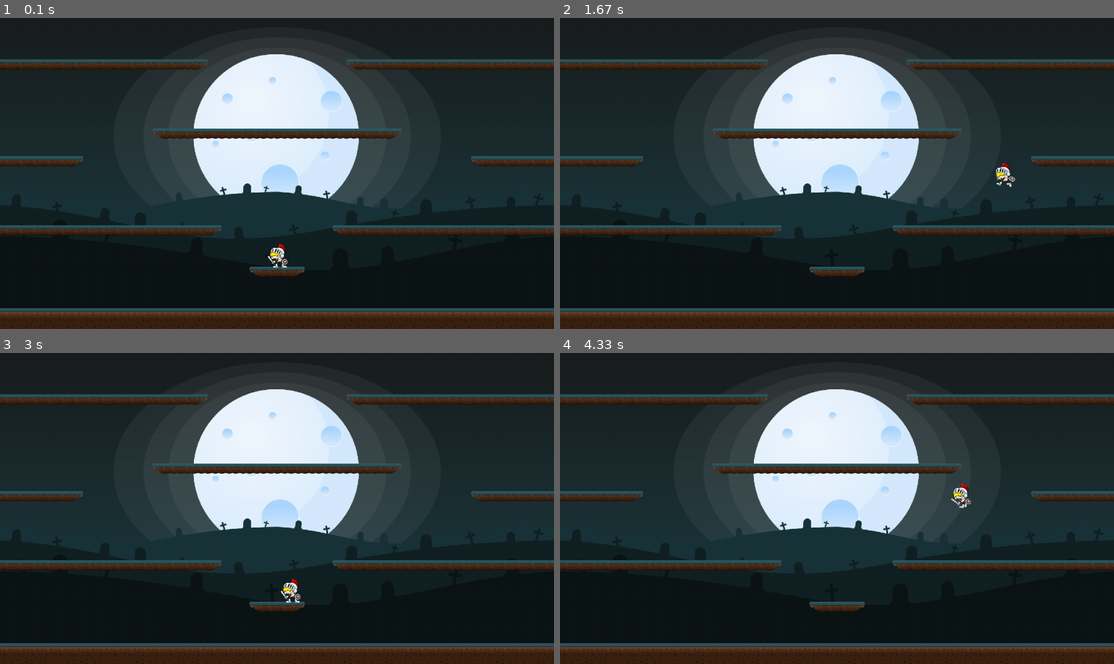
Above: before the commit, frames 1-4 (two rows, left to right).
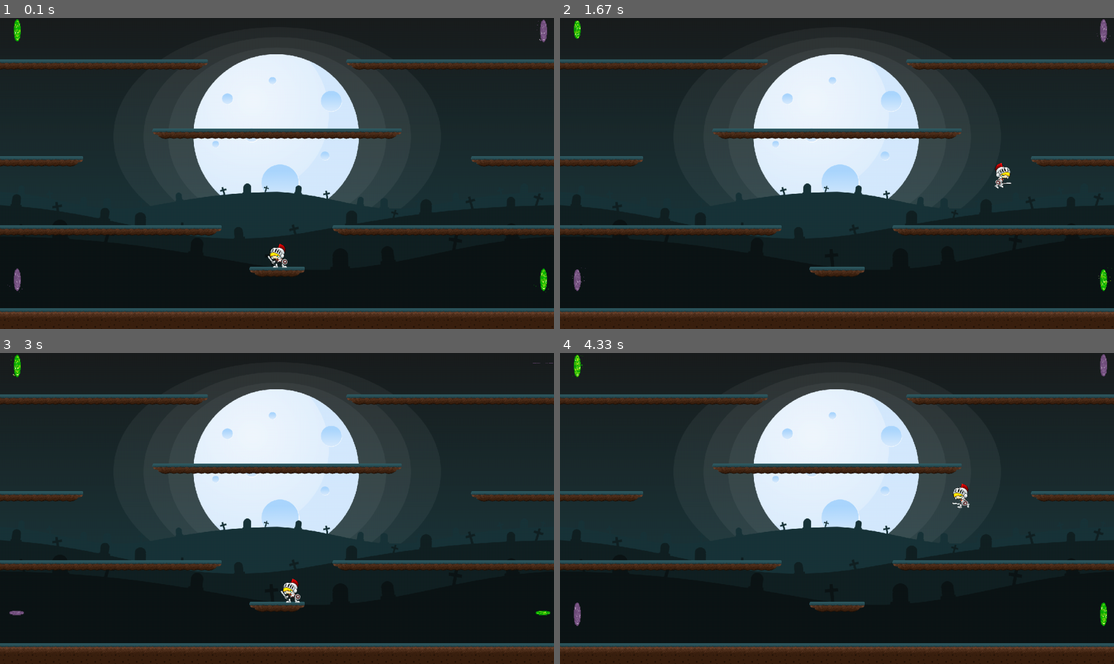
Above: after the commit, the same moments.

Repository: JesusCRIS90/PyGame_Ex
Game: pygame game, started from Zombie Game/ZombieGame.py
Two runs of this game, one before a commit and one after it. Both use one fixed random seed, a clock stepped at 60 frames per second and the inputs below.
Inputs:
- Up to frame 1 (0.1 s): no input
- Up to frame 2 (1.67 s): tap Space at 0.33, 0.73, 1.03, 1.23, 1.57 s; hold Right 0.67-1.13 s; hold Up 1.17-1.47 s; hold Right from 1.5 s (still down)
- Up to frame 3 (3 s): tap Space at 1.87, 2.07, 2.37, 2.63, 2.93 s; release Right at 1.97 s; hold Left 2-2.53 s; hold Left 2.57-2.97 s
- Up to frame 4 (4.33 s): hold Up 3-3.37 s; tap Space at 3.07, 3.47, 3.77, 4.13 s; hold Right 3.4-4.03 s; hold Left from 4.07 s (still down)

The runs differ from the first frame. In frame 1, 0.3% of the frame differs, in the area x 1-100%, y 0-89%; in frame 2, 0.5%, in the area x 2-100%, y 0-88%; in frame 3, 0.2%; in frame 4, 0.4%.

Commit message:
[ MOD ] Zombie Game v0.1.3

Diff:
--- a/Zombie Game/ImageRegister.py
+++ b/Zombie Game/ImageRegister.py
@@ -25,7 +25,7 @@
     LEFT_PLATFORM               = 3
     RIGTH_PLATFORM              = 4
     GREEN_PORTAL                = 5
-    BLUE_PORTAL                 = 6
+    PURPLE_PORTAL               = 6
     RUBY                        = 7
     BACKGROUND_IMAGE            = 8
 
@@ -91,6 +91,7 @@
         self._Load_Bullet_Sprites_()
         # self._Load_Enemy_Sprites_()
         self._Load_Levels_Sprites_()
+        self._Load_Portals_Sprites_()
 
 
     def _Load_Player_Sprites_( self ):
@@ -144,19 +145,19 @@
         """ Adding Jumping Sprites to Registers """
         temp_left_sprite = []; temp_rigth_sprite = []
 
-        temp_left_sprite.append( pygame.transform.scale( pygame.image.load("Assets/images/player/jump/Jump1.png"), (64,64) ) )
-        temp_left_sprite.append( pygame.transform.scale( pygame.image.load("Assets/images/player/jump/Jump2.png"), (64,64) ) )
-        temp_left_sprite.append( pygame.transform.scale( pygame.image.load("Assets/images/player/jump/Jump3.png"), (64,64) ) )
-        temp_left_sprite.append( pygame.transform.scale( pygame.image.load("Assets/images/player/jump/Jump4.png"), (64,64) ) )
-        temp_left_sprite.append( pygame.transform.scale( pygame.image.load("Assets/images/player/jump/Jump5.png"), (64,64) ) )
-        temp_left_sprite.append( pygame.transform.scale( pygame.image.load("Assets/images/player/jump/Jump6.png"), (64,64) ) )
-        temp_left_sprite.append( pygame.transform.scale( pygame.image.load("Assets/images/player/jump/Jump7.png"), (64,64) ) )
-        temp_left_sprite.append( pygame.transform.scale( pygame.image.load("Assets/images/player/jump/Jump8.png"), (64,64) ) )
-        temp_left_sprite.append( pygame.transform.scale( pygame.image.load("Assets/images/player/jump/Jump9.png"), (64,64) ) )
-        temp_left_sprite.append( pygame.transform.scale( pygame.image.load("Assets/images/player/jump/Jump10.png"), (64,64) ) )
-
-        for sprite in temp_left_sprite:
-            temp_rigth_sprite.append(pygame.transform.flip(sprite, True, False))
+        temp_rigth_sprite.append( pygame.transform.scale( pygame.image.load("Assets/images/player/jump/Jump1.png"), (64,64) ) )
+        temp_rigth_sprite.append( pygame.transform.scale( pygame.image.load("Assets/images/player/jump/Jump2.png"), (64,64) ) )
+        temp_rigth_sprite.append( pygame.transform.scale( pygame.image.load("Assets/images/player/jump/Jump3.png"), (64,64) ) )
+        temp_rigth_sprite.append( pygame.transform.scale( pygame.image.load("Assets/images/player/jump/Jump4.png"), (64,64) ) )
+        temp_rigth_sprite.append( pygame.transform.scale( pygame.image.load("Assets/images/player/jump/Jump5.png"), (64,64) ) )
+        temp_rigth_sprite.append( pygame.transform.scale( pygame.image.load("Assets/images/player/jump/Jump6.png"), (64,64) ) )
+        temp_rigth_sprite.append( pygame.transform.scale( pygame.image.load("Assets/images/player/jump/Jump7.png"), (64,64) ) )
+        temp_rigth_sprite.append( pygame.transform.scale( pygame.image.load("Assets/images/player/jump/Jump8.png"), (64,64) ) )
+        temp_rigth_sprite.append( pygame.transform.scale( pygame.image.load("Assets/images/player/jump/Jump9.png"), (64,64) ) )
+        temp_rigth_sprite.append( pygame.transform.scale( pygame.image.load("Assets/images/player/jump/Jump10.png"), (64,64) ) )
+
+        for sprite in temp_rigth_sprite:
+            temp_left_sprite.append(pygame.transform.flip(sprite, True, False))
 
 
         self.Sprite_Dictionary[ Player_Sprites_Types.JUMP_RIGHT ] = temp_rigth_sprite
@@ -166,19 +167,19 @@
         """ Adding Attacking Sprites to Registers """
         temp_left_sprite = []; temp_rigth_sprite = []
 
-        temp_left_sprite.append( pygame.transform.scale( pygame.image.load("Assets/images/player/attack/Attack1.png"), (64,64) ) )
-        temp_left_sprite.append( pygame.transform.scale( pygame.image.load("Assets/images/player/attack/Attack2.png"), (64,64) ) )
-        temp_left_sprite.append( pygame.transform.scale( pygame.image.load("Assets/images/player/attack/Attack3.png"), (64,64) ) )
-        temp_left_sprite.append( pygame.transform.scale( pygame.image.load("Assets/images/player/attack/Attack4.png"), (64,64) ) )
-        temp_left_sprite.append( pygame.transform.scale( pygame.image.load("Assets/images/player/attack/Attack5.png"), (64,64) ) )
-        temp_left_sprite.append( pygame.transform.scale( pygame.image.load("Assets/images/player/attack/Attack6.png"), (64,64) ) )
-        temp_left_sprite.append( pygame.transform.scale( pygame.image.load("Assets/images/player/attack/Attack7.png"), (64,64) ) )
-        temp_left_sprite.append( pygame.transform.scale( pygame.image.load("Assets/images/player/attack/Attack8.png"), (64,64) ) )
-        temp_left_sprite.append( pygame.transform.scale( pygame.image.load("Assets/images/player/attack/Attack9.png"), (64,64) ) )
-        temp_left_sprite.append( pygame.transform.scale( pygame.image.load("Assets/images/player/attack/Attack10.png"), (64,64) ) )
-
-        for sprite in temp_left_sprite:
-            temp_rigth_sprite.append(pygame.transform.flip(sprite, True, False))
+        temp_rigth_sprite.append( pygame.transform.scale( pygame.image.load("Assets/images/player/attack/Attack1.png"), (64,64) ) )
+        temp_rigth_sprite.append( pygame.transform.scale( pygame.image.load("Assets/images/player/attack/Attack2.png"), (64,64) ) )
+        temp_rigth_sprite.append( pygame.transform.scale( pygame.image.load("Assets/images/player/attack/Attack3.png"), (64,64) ) )
+        temp_rigth_sprite.append( pygame.transform.scale( pygame.image.load("Assets/images/player/attack/Attack4.png"), (64,64) ) )
+        temp_rigth_sprite.append( pygame.transform.scale( pygame.image.load("Assets/images/player/attack/Attack5.png"), (64,64) ) )
+        temp_rigth_sprite.append( pygame.transform.scale( pygame.image.load("Assets/images/player/attack/Attack6.png"), (64,64) ) )
+        temp_rigth_sprite.append( pygame.transform.scale( pygame.image.load("Assets/images/player/attack/Attack7.png"), (64,64) ) )
+        temp_rigth_sprite.append( pygame.transform.scale( pygame.image.load("Assets/images/player/attack/Attack8.png"), (64,64) ) )
+        temp_rigth_sprite.append( pygame.transform.scale( pygame.image.load("Assets/images/player/attack/Attack9.png"), (64,64) ) )
+        temp_rigth_sprite.append( pygame.transform.scale( pygame.image.load("Assets/images/player/attack/Attack10.png"), (64,64) ) )
+
+        for sprite in temp_rigth_sprite:
+            temp_left_sprite.append(pygame.transform.flip(sprite, True, False))
 
 
         self.Sprite_Dictionary[ Player_Sprites_Types.ATTACK_RIGTH ] = temp_rigth_sprite
@@ -190,6 +191,64 @@
 
     def _Load_Enemy_Sprites_( self ):
         pass
+
+    def _Load_Portals_Sprites_( self ):
+        """ Adding Purple Portals to Registers """
+        temp_list = []
+
+        temp_list.append( pygame.transform.scale( pygame.image.load("Assets/images/portals/purple/tile000.png"), (80,80) ) )
+        temp_list.append( pygame.transform.scale( pygame.image.load("Assets/images/portals/purple/tile001.png"), (80,80) ) )
+        temp_list.append( pygame.transform.scale( pygame.image.load("Assets/images/portals/purple/tile002.png"), (80,80) ) )
+        temp_list.append( pygame.transform.scale( pygame.image.load("Assets/images/portals/purple/tile003.png"), (80,80) ) )
+        temp_list.append( pygame.transform.scale( pygame.image.load("Assets/images/portals/purple/tile004.png"), (80,80) ) )
+        temp_list.append( pygame.transform.scale( pygame.image.load("Assets/images/portals/purple/tile005.png"), (80,80) ) )
+        temp_list.append( pygame.transform.scale( pygame.image.load("Assets/images/portals/purple/tile006.png"), (80,80) ) )
+        temp_list.append( pygame.transform.scale( pygame.image.load("Assets/images/portals/purple/tile007.png"), (80,80) ) )
+        temp_list.append( pygame.transform.scale( pygame.image.load("Assets/images/portals/purple/tile008.png"), (80,80) ) )
+        temp_list.append( pygame.transform.scale( pygame.image.load("Assets/images/portals/purple/tile009.png"), (80,80) ) )
+        temp_list.append( pygame.transform.scale( pygame.image.load("Assets/images/portals/purple/tile010.png"), (80,80) ) )
+        temp_list.append( pygame.transform.scale( pygame.image.load("Assets/images/portals/purple/tile011.png"), (80,80) ) )
+        temp_list.append( pygame.transform.scale( pygame.image.load("Assets/images/portals/purple/tile012.png"), (80,80) ) )
+        temp_list.append( pygame.transform.scale( pygame.image.load("Assets/images/portals/purple/tile013.png"), (80,80) ) )
+        temp_list.append( pygame.transform.scale( pygame.image.load("Assets/images/portals/purple/tile014.png"), (80,80) ) )
+        temp_list.append( pygame.transform.scale( pygame.image.load("Assets/images/portals/purple/tile015.png"), (80,80) ) )
+        temp_list.append( pygame.transform.scale( pygame.image.load("Assets/images/portals/purple/tile016.png"), (80,80) ) )
+        temp_list.append( pygame.transform.scale( pygame.image.load("Assets/images/portals/purple/tile017.png"), (80,80) ) )
+        temp_list.append( pygame.transform.scale( pygame.image.load("Assets/images/portals/purple/tile018.png"), (80,80) ) )
+        temp_list.append( pygame.transform.scale( pygame.image.load("Assets/images/portals/purple/tile019.png"), (80,80) ) )
+        temp_list.append( pygame.transform.scale( pygame.image.load("Assets/images/portals/purple/tile020.png"), (80,80) ) )
+        temp_list.append( pygame.transform.scale( pygame.image.load("Assets/images/portals/purple/tile021.png"), (80,80) ) )
+
+        self.Sprite_Dictionary.update( { Levels_Sprites_Types.PURPLE_PORTAL: temp_list } )
+
+        """ Adding Green Portals to Registers """
+        temp_list = []
+
+        temp_list.append( pygame.transform.scale( pygame.image.load("Assets/images/portals/green/tile000.png"), (80,80) ) )
+        temp_list.append( pygame.transform.scale( pygame.image.load("Assets/images/portals/green/tile001.png"), (80,80) ) )
+        temp_list.append( pygame.transform.scale( pygame.image.load("Assets/images/portals/green/tile002.png"), (80,80) ) )
+        temp_list.append( pygame.transform.scale( pygame.image.load("Assets/images/portals/green/tile003.png"), (80,80) ) )
+        temp_list.append( pygame.transform.scale( pygame.image.load("Assets/images/portals/green/tile004.png"), (80,80) ) )
+        temp_list.append( pygame.transform.scale( pygame.image.load("Assets/images/portals/green/tile005.png"), (80,80) ) )
+        temp_list.append( pygame.transform.scale( pygame.image.load("Assets/images/portals/green/tile006.png"), (80,80) ) )
+        temp_list.append( pygame.transform.scale( pygame.image.load("Assets/images/portals/green/tile007.png"), (80,80) ) )
+        temp_list.append( pygame.transform.scale( pygame.image.load("Assets/images/portals/green/tile008.png"), (80,80) ) )
+        temp_list.append( pygame.transform.scale( pygame.image.load("Assets/images/portals/green/tile009.png"), (80,80) ) )
+        temp_list.append( pygame.transform.scale( pygame.image.load("Assets/images/portals/green/tile010.png"), (80,80) ) )
+        temp_list.append( pygame.transform.scale( pygame.image.load("Assets/images/portals/green/tile011.png"), (80,80) ) )
+        temp_list.append( pygame.transform.scale( pygame.image.load("Assets/images/portals/green/tile012.png"), (80,80) ) )
+        temp_list.append( pygame.transform.scale( pygame.image.load("Assets/images/portals/green/tile013.png"), (80,80) ) )
+        temp_list.append( pygame.transform.scale( pygame.image.load("Assets/images/portals/green/tile014.png"), (80,80) ) )
+        temp_list.append( pygame.transform.scale( pygame.image.load("Assets/images/portals/green/tile015.png"), (80,80) ) )
+        temp_list.append( pygame.transform.scale( pygame.image.load("Assets/images/portals/green/tile016.png"), (80,80) ) )
+        temp_list.append( pygame.transform.scale( pygame.image.load("Assets/images/portals/green/tile017.png"), (80,80) ) )
+        temp_list.append( pygame.transform.scale( pygame.image.load("Assets/images/portals/green/tile018.png"), (80,80) ) )
+        temp_list.append( pygame.transform.scale( pygame.image.load("Assets/images/portals/green/tile019.png"), (80,80) ) )
+        temp_list.append( pygame.transform.scale( pygame.image.load("Assets/images/portals/green/tile020.png"), (80,80) ) )
+        temp_list.append( pygame.transform.scale( pygame.image.load("Assets/images/portals/green/tile021.png"), (80,80) ) )
+
+        self.Sprite_Dictionary.update( { Levels_Sprites_Types.GREEN_PORTAL: temp_list } )
+
 
     def _Load_Levels_Sprites_( self ):
 
--- a/Zombie Game/LevelMaker.py
+++ b/Zombie Game/LevelMaker.py
@@ -11,9 +11,11 @@
 from pygame.sprite import Group
 
 import ImageRegister as IR
+from ImageRegister import Levels_Sprites_Types as LST
 import SettingFile as STF
 import InGame_Parameters as IGP
 from Player import Player
+from ScenaryObjects import Portal
 
 class Tile(pygame.sprite.Sprite):
     """A class to represent a 32x32 pixel area in our display"""
@@ -59,11 +61,11 @@
 class LevelMaker():
     """A class to build a level from a json file"""
 
-    def __init__( self, path_lvl:str, all_tiles_group:Group, platforms_group:Group, imag_reg:IR.ImageRegister ):
+    def __init__( self, path_lvl:str, all_tiles_group:Group, platforms_group:Group, portals_groups:Group, imag_reg:IR.ImageRegister ):
         self.level_map = self._load_level_map_( path_lvl )
         self.isMapBuilded = False
         if self.level_map != None:
-            self._Build_Map_(self.level_map, all_tiles_group, platforms_group, imag_reg)
+            self._Build_Map_(self.level_map, all_tiles_group, platforms_group, portals_groups, imag_reg)
 
 
     def _load_level_map_( self, path_lvl:str ):
@@ -80,7 +82,7 @@
         # pass
 
 
-    def _Build_Map_( self, tile_map:list, all_tiles_group:Group, platforms_group:Group, imag_reg:IR.ImageRegister ):
+    def _Build_Map_( self, tile_map:list, all_tiles_group:Group, platforms_group:Group, portals_groups:Group, imag_reg:IR.ImageRegister ):
 
         for y in range( len( tile_map ) ):
         #Loop through the 40 elements in a given list (cols) (j moves us across the map)
@@ -103,19 +105,17 @@
                 # #Ruby Maker
                 # elif tile_map[i][j] == 6:
                 #     RubyMaker(j*32, i*32, my_main_tile_group)
-                # #Portals
-                # elif tile_map[i][j] == 7:
-                #     Portal(j*32, i*32, "green", my_portal_group)
-                # elif tile_map[i][j] == 8:
-                #     Portal(j*32, i*32, "purple", my_portal_group)
+                #Portals
+                elif tile_map[ y ][ x ] == 7:
+                    Portal(x*32, y*32, imag_reg, LST.GREEN_PORTAL, portals_groups)
+
+                elif tile_map[ y ][ x ] == 8:
+                    Portal(x*32, y*32, imag_reg, LST.PURPLE_PORTAL, portals_groups)
 
                 #Player
                 elif tile_map[ y ][ x ] == 9:
                     self.player_position = [ x, y ]
-                    # player = Player(x*32 - 32, y*32 + 32, imag_reg, IGP.GAME_SPRITES_GROUPS["Platform_Group"],
-                    #                                                 IGP.GAME_SPRITES_GROUPS["Portals_Group"],
-                    #                                                 IGP.GAME_SPRITES_GROUPS["PlayerBullet_Group"] )
-                    # IGP.GAME_SPRITES_GROUPS["Player_Group"].add( player )
+
 
         self.isMapBuilded = True
 
--- a/Zombie Game/Player.py
+++ b/Zombie Game/Player.py
@@ -10,6 +10,7 @@
 import SettingFile as STF
 import InGame_Parameters as IGP
 import ImageRegister as IR
+from ScenaryObjects import Portal
 from ImageRegister import Player_Sprites_Types as PlayerSprite
 from ImageRegister import Bullet_Player_Sprites_Types as BulletSprite
 
@@ -60,6 +61,7 @@
         self.position = vector(x, y)
         self.velocity = vector(0, 0)
         self.acceleration = vector(0, self.VERTICAL_ACCELERATION)
+        self.direction = ""
 
         #Set intial player values
         self.health         = self.STARTING_HEALTH
@@ -90,10 +92,12 @@
         if keys[ pygame.K_LEFT ]:
             self.acceleration.x = -1*self.HORIZONTAL_ACCELERATION
             self.animate( self.imageRegister.GetSprite( PlayerSprite.RUN_LEFT ), .5)
+            self.direction = "left"
 
         elif keys[ pygame.K_RIGHT ]:
             self.acceleration.x = self.HORIZONTAL_ACCELERATION
             self.animate( self.imageRegister.GetSprite( PlayerSprite.RUN_RIGTH ), .5)
+            self.direction = "rigth"
 
         else:
             if self.velocity.x > 0:
@@ -115,6 +119,13 @@
 
         self.rect.bottomleft = self.position
 
+
+    def _teleport2position_( self, pos, offset ):
+        # print( [ pos, offset ] )
+        self.position.x = pos[ 0 ] + offset[ 0 ]
+        self.position.y = pos[ 1 ] + offset[ 1 ]
+        self.rect.bottomleft = self.position
+        pass
 
     def check_collisions(self):
         """Check for collisions with platforms and portals"""
@@ -135,20 +146,30 @@
                     self.position.y += 1
                     self.rect.bottomleft = self.position
 
-        # #Collision check for portals
-        # if pygame.sprite.spritecollide(self, self.portal_group, False):ss
+        #Collision check for portals
+        collision_portal = pygame.sprite.spritecollide(self, self.portal_group, False)
         #     self.portal_sound.play()
-        #     #Determine which portal you are moving to
-        #     #Left and right
-        #     if self.position.x > WINDOW_WIDTH//2:
-        #         self.position.x = 86
-        #     else:
-        #         self.position.x = WINDOW_WIDTH - 150
-        #     #Top and bottom
-        #     if self.position.y > WINDOW_HEIGHT//2:
-        #         self.position.y = 64
-        #     else:
-        #         self.position.y = WINDOW_HEIGHT - 132
+            # Determine which portal you are moving to
+        if collision_portal:
+            for portal in collision_portal:
+                pos2move_player = Portal.GetPortal2Teletransport(portal.getUniqueID(), portal.getType() )
+                if pos2move_player != None:
+                    if self.direction == "left":
+                        offset = ( -100, 0 )
+                    else:
+                        offset = ( 100, 0 )
+                    self._teleport2position_( pos2move_player, offset )
+                pass
+            # # Left and right
+            # if self.position.x > WINDOW_WIDTH//2:
+            #     self.position.x = 86
+            # else:
+            #     self.position.x = WINDOW_WIDTH - 150
+            # #Top and bottom
+            # if self.position.y > WINDOW_HEIGHT//2:
+            #     self.position.y = 64
+            # else:
+            #     self.position.y = WINDOW_HEIGHT - 132
 
         #     self.rect.bottomleft = self.position
 
@@ -158,16 +179,16 @@
         #Animate the player jump
         if self.animate_jump:
             if self.velocity.x > 0:
-                self.animate( self.imageRegister.GetSprite( PlayerSprite.JUMP_RIGHT ), .1)
+                self.animate( self.imageRegister.GetSprite( PlayerSprite.JUMP_RIGHT ), .25)
             else:
-                self.animate( self.imageRegister.GetSprite( PlayerSprite.JUMP_LEFT  ), .1)
+                self.animate( self.imageRegister.GetSprite( PlayerSprite.JUMP_LEFT  ), .25)
 
         #Animate the player attack
         if self.animate_fire:
             if self.velocity.x > 0:
-                self.animate( self.imageRegister.GetSprite( PlayerSprite.ATTACK_RIGTH ), .25)
+                self.animate( self.imageRegister.GetSprite( PlayerSprite.ATTACK_RIGTH ), .20)
             else:
-                self.animate( self.imageRegister.GetSprite( PlayerSprite.ATTACK_LEFT  ), .25)
+                self.animate( self.imageRegister.GetSprite( PlayerSprite.ATTACK_LEFT  ), .20)
 
 
     def jump(self):
--- /dev/null
+++ b/Zombie Game/ScenaryObjects.py
@@ -0,0 +1,90 @@
+"""
+Created on Sat Feb 26 12:30:00 2022
+
+In this files there are the blueprint classes for Player and Bullet Player
+
+@author: jesus
+"""
+
+import pygame
+import random
+import uuid
+# import SettingFile as STF
+# import InGame_Parameters as IGP
+import ImageRegister as IR
+from ImageRegister import Levels_Sprites_Types as LST
+
+
+#Use 2D vectors
+# vector = pygame.math.Vector2
+
+class Portal( pygame.sprite.Sprite ):
+    """A class that if collided with will transport you"""
+
+    # Static Variable for the class
+    list_portals = []
+
+    # I need to create a static method that given a uniqueID and PortalType, give me another
+    # portal with the same type but with different UiniqueID. Otherwise, the output portal to teletransport
+    def GetPortal2Teletransport( uniID:str, Type:LST ):
+        # print( [ uniID, Type ] )
+        for portal in Portal.list_portals:
+            # print( portal )
+            # Checking uniqueID
+            if portal[ 0 ] == uniID:
+                continue
+            # Checking Portal Type
+            if portal[ 2 ] == Type:
+                return portal[ 1 ]
+
+
+    def __init__(self, x, y, imag_reg:IR.ImageRegister, color:LST, portal_group):
+        """Initialize the portal"""
+        super().__init__()
+
+        self.uniqueID = uuid.uuid4().hex
+        self.position = ( x, y )
+        self.type = color
+        # Save ImageRegister
+        self.imageRegister = imag_reg
+
+        if color == LST.GREEN_PORTAL:
+            self.portal_sprites = self.imageRegister.GetSprite( LST.GREEN_PORTAL )
+        else:
+            self.portal_sprites = self.imageRegister.GetSprite( LST.PURPLE_PORTAL )
+
+        #Load an image and get a rect
+        self.current_sprite = random.randint(0, len( self.portal_sprites ) - 1 )
+
+        self.image = self.portal_sprites[ self.current_sprite ]
+        self.rect = self.image.get_rect()
+        self.rect.bottomleft = (x, y)
+
+        #Add to the portal group
+        portal_group.add( self )
+
+        # Append Element to Static Variable
+        Portal.list_portals.append( [ self.uniqueID, (x, y), color ] )
+
+    def getUniqueID( self ):
+        return self.uniqueID
+
+    def getPosition( self ):
+        return self.position
+
+    def getType( self ):
+        return self.type
+
+    def update(self):
+        """Update the portal"""
+        self.animate(self.portal_sprites, .2)
+
+
+    def animate(self, sprite_list, speed):
+        """Animate the portal"""
+        if self.current_sprite < len(sprite_list) - 1:
+            self.current_sprite += speed
+        else:
+            self.current_sprite = 0
+
+        self.image = sprite_list[int(self.current_sprite)]
--- a/Zombie Game/ZombieGame.py
+++ b/Zombie Game/ZombieGame.py
@@ -53,7 +53,7 @@
         self.background_rect = self.sprite_dictionary.GetSprite( IR.Levels_Sprites_Types.BACKGROUND_IMAGE ).get_rect()
         self.background_rect.topleft = ( 0, 0 )
 
-        level_builder = LevelMaker.LevelMaker(STF.PATH_LEVEL_JSON, self.all_tiles_group, self.platforms_group, self.sprite_dictionary )
+        level_builder = LevelMaker.LevelMaker(STF.PATH_LEVEL_JSON, self.all_tiles_group, self.platforms_group, self.portals_group, self.sprite_dictionary )
         self.isMapBult = level_builder.IsMapBuilded()
 
 
@@ -87,6 +87,14 @@
         self.player_gruop.update()
         self.player_gruop.draw( self.display_surface )
 
+        # Draw and Update Bullet Player
+        self.bullet_group.update()
+        self.bullet_group.draw( self.display_surface )
+
+        # Draw and Update Portals
+        self.portals_group.update()
+        self.portals_group.draw( self.display_surface )
+
         # Update Clock Game
         pygame.display.update()
         self.clockGame.tick( STF.FPS )
@@ -114,21 +122,3 @@
 
 my_game = ZombieGame()
 my_game.RunGame()
-
-
-
-
-# imag_reg = IR.ImageRegister()
-
-
-# temp_sprite_list1 = imag_reg.GetSprite( IR.Player_Sprites_Types.IDLE_LEFT )
-# temp_sprite_list2 = imag_reg.GetSprite( IR.Player_Sprites_Types.IDLE_RIGTH )
-
-# temp_sprite_list3 = imag_reg.GetSprite( IR.Player_Sprites_Types.ATTACK_LEFT )
-# temp_sprite_list4 = imag_reg.GetSprite( IR.Player_Sprites_Types.ATTACK_RIGTH )
-
-# temp_sprite_list5 = imag_reg.GetSprite( IR.Player_Sprites_Types.JUMP_LEFT )
-# temp_sprite_list6 = imag_reg.GetSprite( IR.Player_Sprites_Types.JUMP_RIGHT )
-
-# temp_sprite_list7 = imag_reg.GetSprite( IR.Player_Sprites_Types.RUN_LEFT )
-# temp_sprite_list8 = imag_reg.GetSprite( IR.Player_Sprites_Types.RUN_RIGTH )
